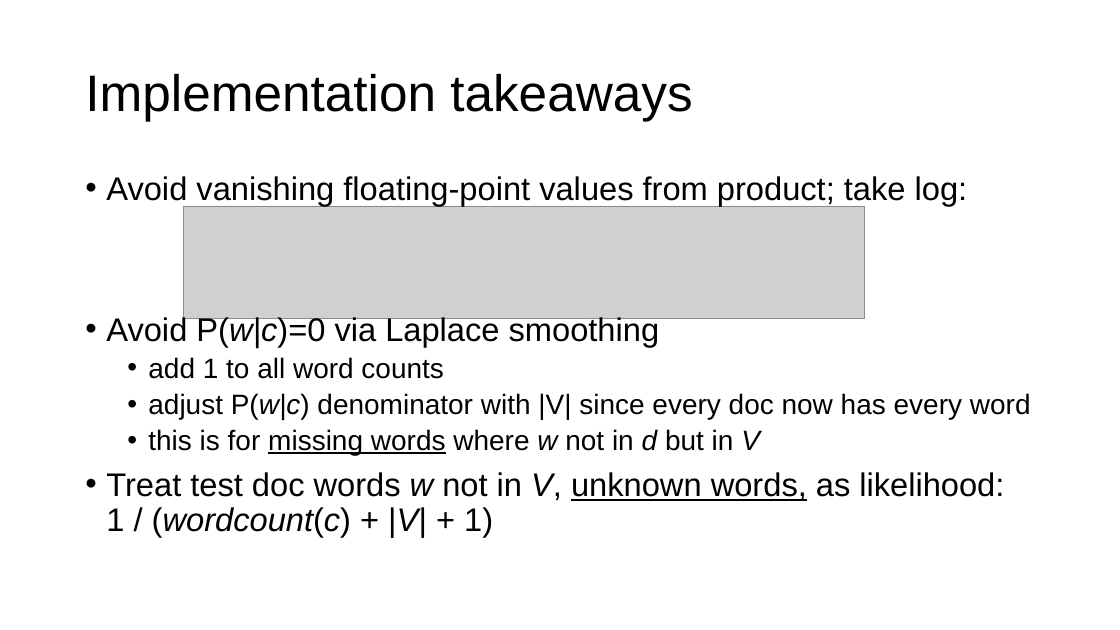
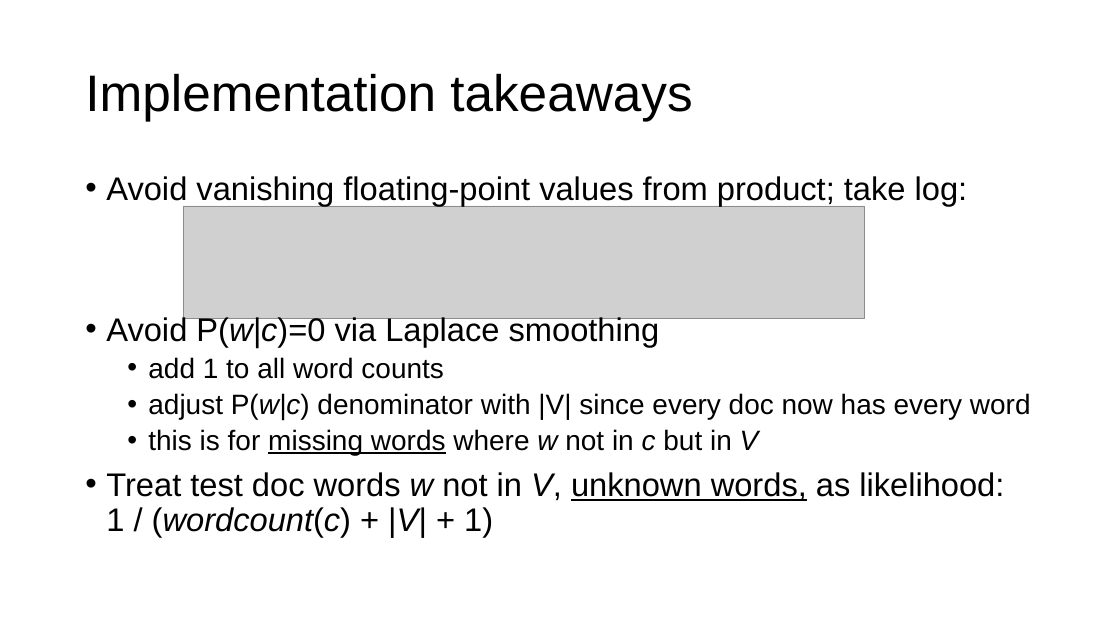
Before and after one commit to parrt/msds621, a slide deck: slide 26 of lectures/naive-bayes.pptx. Drawn at 1120x630 pixels with LibreOffice and Linux fonts; fonts in the diff are those of the drawing; grey boxes stand for pictures; background and template pictures are left out. Boxes give left, top, right and bottom in pixels: in the first picture for what was removed or moved away, otherwise in the second. Text is boxed around its words. In the diff, an @@ line names an element or a change of style, - is before the commit and + after.

```diff
--- a/lectures/naive-bayes.pptx
+++ b/lectures/naive-bayes.pptx
@@ text at (148, 429, 759, 455): text changed @@
-  • this is for missing words where w not in d but in V
+  • this is for missing words where w not in c but in V
```
Also in this commit, not shown: 1 other file.
